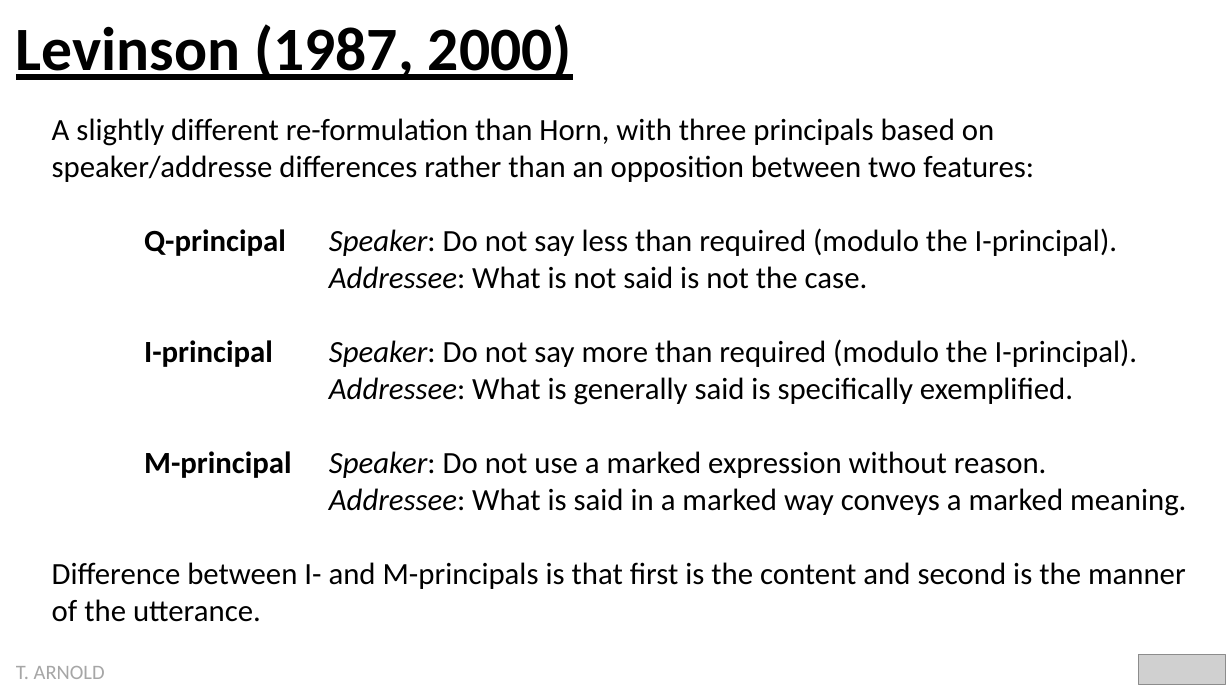
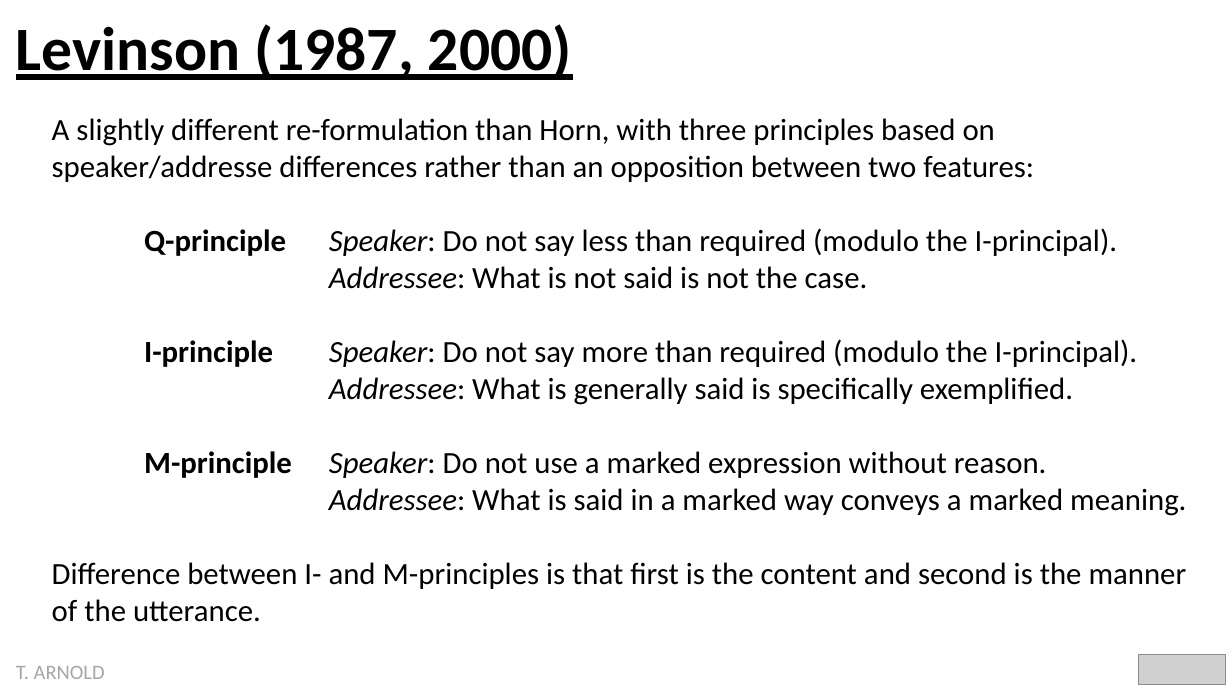
Before and after one commit to statsmaths/ling297-f22, a slide deck: slide 7 of extra/implicature.pptx. Drawn at 1232x693 pixels with LibreOffice and Linux fonts; fonts in the diff are those of the drawing; grey boxes stand for pictures. Boxes give left, top, right and bottom in pixels: in the first picture for what was removed or moved away, otherwise in the second. Text is boxed around its words. In the diff, an @@ line names an element or a change of style, - is before the commit and + after.

```diff
--- a/extra/implicature.pptx
+++ b/extra/implicature.pptx
@@ text at [52,118,1117,256]: text changed @@
-A slightly different re-formulation than Horn, with three principals based on speaker/addresse differences rather than an opposition between two features:
-Q-principal Speaker: Do not say less than required (modulo the I-principal).
+A slightly different re-formulation than Horn, with three principles based on speaker/addresse differences rather than an opposition between two features:
+Q-principle Speaker: Do not say less than required (modulo the I-principal).
@@ text at [144,339,1137,367]: text changed @@
-I-principal Speaker: Do not say more than required (modulo the I-principal).
+I-principle Speaker: Do not say more than required (modulo the I-principal).
@@ text at [144,451,1047,478]: text changed @@
-M-principal Speaker: Do not use a marked expression without reason.
+M-principle Speaker: Do not use a marked expression without reason.
@@ text at [52,562,1187,622]: text changed @@
-Difference between I- and M-principals is that first is the content and second is the manner of the utterance.
+Difference between I- and M-principles is that first is the content and second is the manner of the utterance.
```
Also in this commit, not shown: 4 other slides changed, 1 other file.
